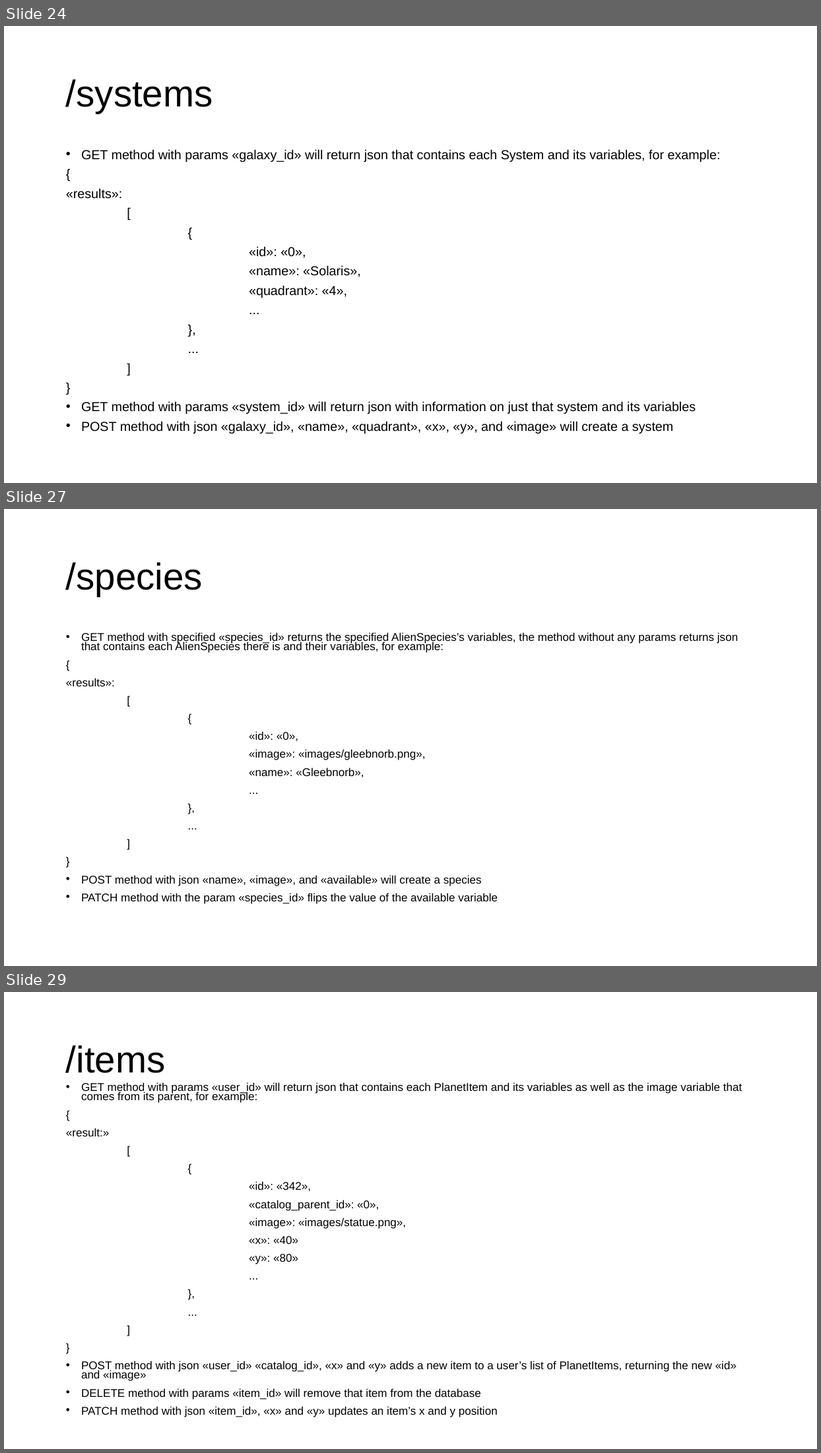
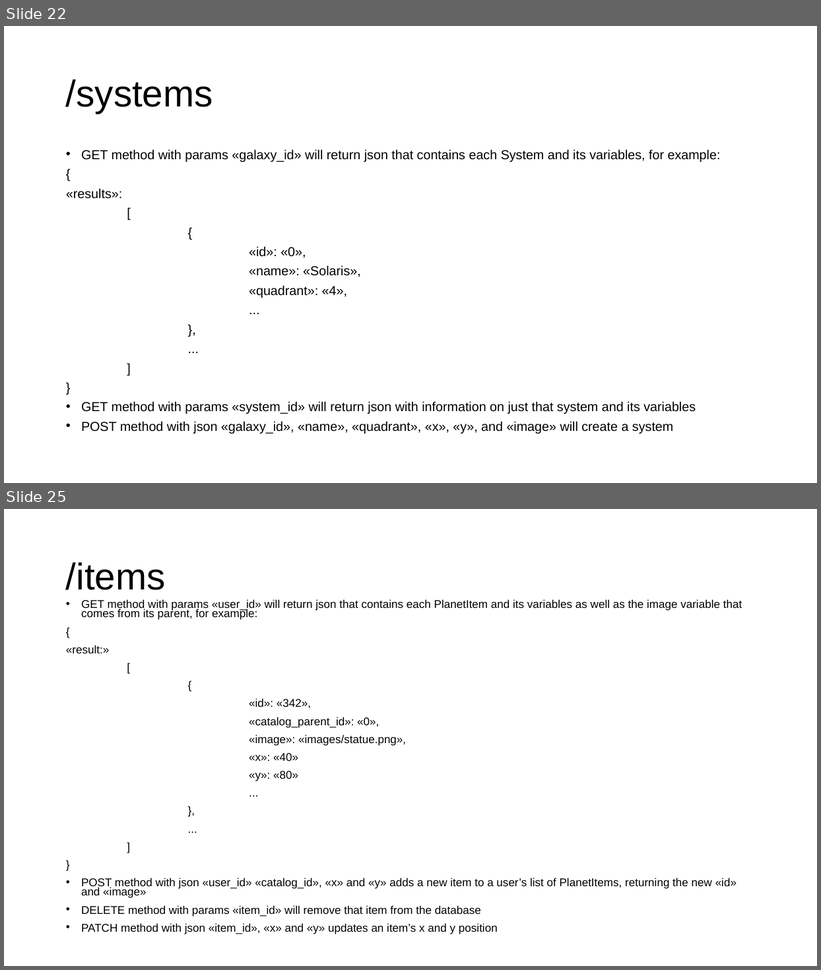
Before and after one commit to gmfk07/iu2018-backend, a slide deck: iu-spec-backend.pptx. Shown one above the other, each under a label of ours: slides 24, 27 and 29 before the commit, slides 22 and 25 after it; the slides between them are not shown. The pictures are 821x1453 and 821x970 pixels, drawn with LibreOffice and Linux fonts; fonts in the diff are those of the drawing. Boxes give left, top, right and bottom in pixels: in the first picture for what was removed or moved away, otherwise in the second. Text is boxed around its words. In the diff, an @@ line names an element or a change of style, - is before the commit and + after.

Commit message:
Revert "Fixed backend bugs, added aliens, rockets, and user info"
This reverts commit 669a06f357fbbdafbfcf50668433925fe10a56d1.

```diff
--- a/iu-spec-backend.pptx
+++ b/iu-spec-backend.pptx
@@ slide 27 removed at box(4, 509, 817, 966), background #FFFFFF @@
@@ title removed at box(66, 562, 203, 596) @@
-/species
@@ text removed at box(66, 632, 738, 904) @@
-• GET method with specified «species_id» returns the specified AlienSpecies’s variables, the method without any params returns json that contains each AlienSpecies there is and their variables, for example:
-{
-«results»:
-[
-{
-«id»: «0»,
-«image»: «images/gleebnorb.png»,
-«name»: «Gleebnorb»,
-...
-},
-...
-]
-}
-• POST method with json «name», «image», and «available» will create a species
-• PATCH method with the param «species_id» flips the value of the available variable
@@ what was slide 24 is now slide 22 @@
@@ what was slide 29 is now slide 25 @@
```
Also in this commit, not shown: 4 slides changed, 3 other slides removed, 5 other files.
